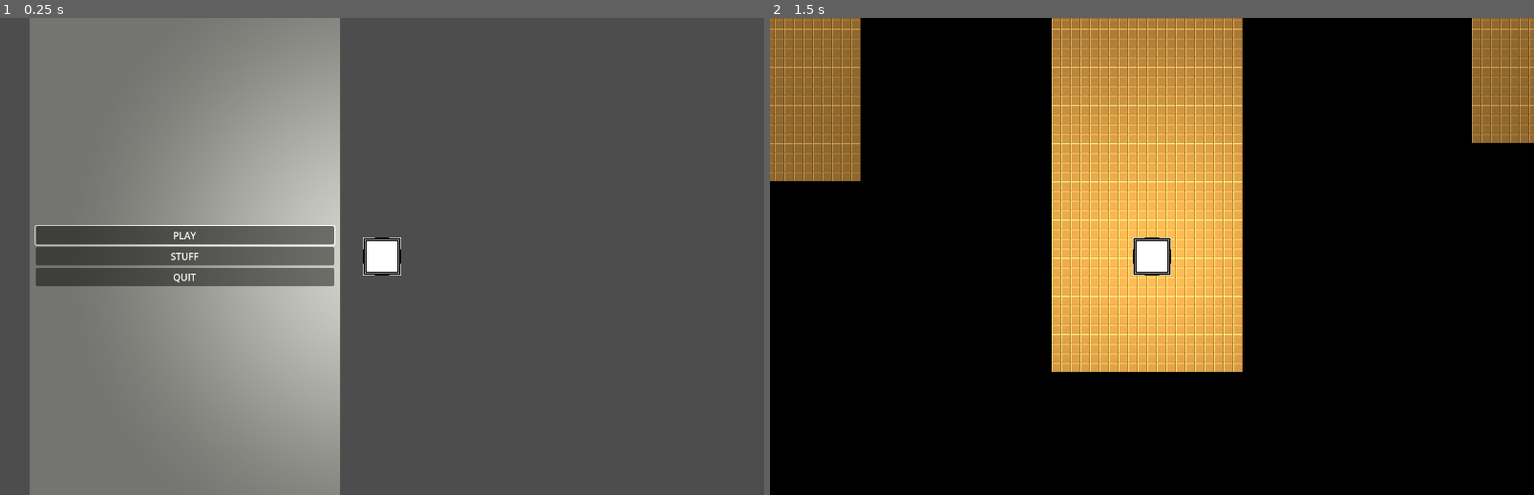
Above: before the commit, frames 1-2 (left to right).
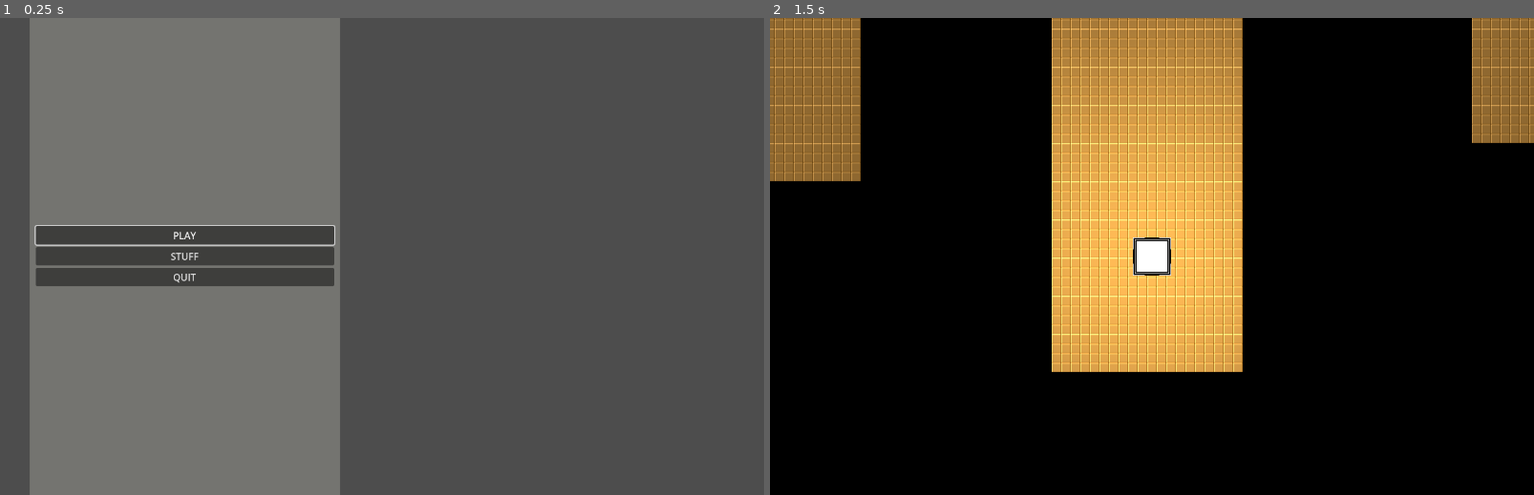
Above: after the commit, the same moments.

Repository: Graunder/ggj24
Game: Godot game, scene res://Assets/Scenes/main.tscn
Two runs of this game, one before a commit and one after it. Both use one fixed random seed, a clock stepped at 60 frames per second and the inputs below.
Inputs:
- Up to frame 1 (0.25 s): no input
- Up to frame 2 (1.5 s): click "PLAY" at 0.5 s; tap Enter at 1.25 s

The runs differ from the first frame. In frame 1, 16% of the frame differs, in the area x 16-53%, y 4-97%; in frame 2, nothing differs.

Commit message:
basic enemy die

Diff:
--- a/Assets/Scenes/Bullet.tscn
+++ b/Assets/Scenes/Bullet.tscn
@@ -7,6 +7,7 @@
 
 [node name="Bullet" type="RigidBody2D"]
 collision_layer = 2
+collision_mask = 3
 mass = 0.01
 gravity_scale = 0.0
 
--- a/Assets/Scenes/Enemy.tscn
+++ b/Assets/Scenes/Enemy.tscn
@@ -1,10 +1,13 @@
-[gd_scene load_steps=4 format=3 uid="uid://b851ownospp0r"]
+[gd_scene load_steps=5 format=3 uid="uid://b851ownospp0r"]
 
 [ext_resource type="Script" path="res://Assets/Scripts/Enemy.gd" id="1_5iw3v"]
 [ext_resource type="Texture2D" uid="uid://q4eptoea4yov" path="res://Assets/Textures/Sprites/Temp_Enemy.png" id="1_p3bpm"]
 
 [sub_resource type="RectangleShape2D" id="RectangleShape2D_5rg2s"]
 size = Vector2(52, 51)
+
+[sub_resource type="RectangleShape2D" id="RectangleShape2D_us1hi"]
+size = Vector2(54, 54)
 
 [node name="Enemy" type="CharacterBody2D"]
 collision_layer = 3
@@ -17,3 +20,12 @@
 [node name="Sprite2D" type="Sprite2D" parent="."]
 scale = Vector2(0.8, 0.8)
 texture = ExtResource("1_p3bpm")
+
+[node name="Area2D" type="Area2D" parent="."]
+collision_layer = 3
+collision_mask = 3
+
+[node name="CollisionShape2D" type="CollisionShape2D" parent="Area2D"]
+shape = SubResource("RectangleShape2D_us1hi")
+
+[connection signal="body_entered" from="Area2D" to="." method="_on_area_2d_body_entered"]
--- a/Assets/Scenes/main.tscn
+++ b/Assets/Scenes/main.tscn
@@ -31,6 +31,7 @@
 texture = ExtResource("4_lf3fo")
 
 [node name="Player" type="CharacterBody2D" parent="Level"]
+visible = false
 z_index = 2
 script = ExtResource("3_ufkiy")
 
--- a/Assets/Scripts/Enemy.gd
+++ b/Assets/Scripts/Enemy.gd
@@ -9,3 +9,8 @@
 	look_at(Player.position)
 
 	move_and_collide(motion)
+
+
+func _on_area_2d_body_entered(body):
+	if "Bullet" in body.name:
+		queue_free()
